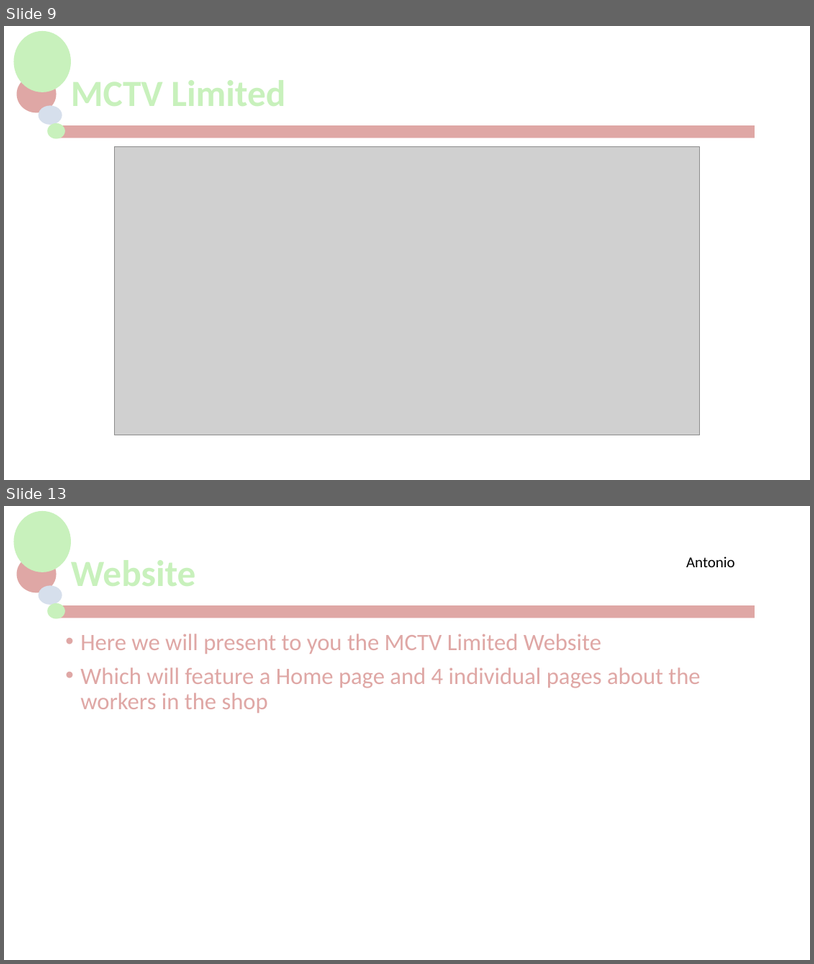
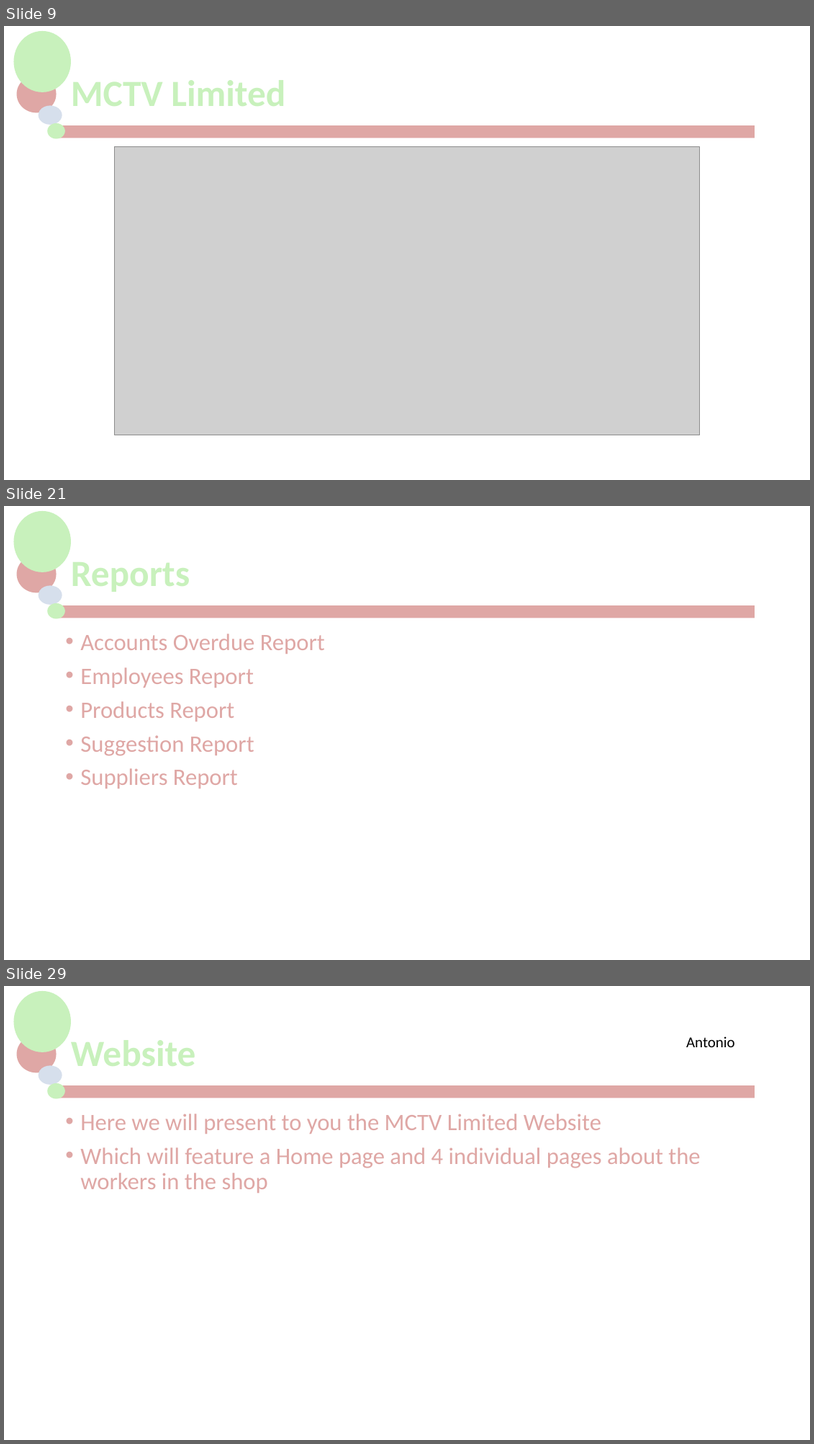
Before and after one commit to jackG97/Project, a slide deck: MCTV Limited.pptx. Shown one above the other, each under a label of ours: slides 9 and 13 before the commit, slides 9, 21 and 29 after it; the slides between them are not shown. The pictures are 814x964 and 814x1444 pixels, drawn with LibreOffice and Linux fonts; fonts in the diff are those of the drawing; grey boxes stand for pictures; background and template pictures are left out. Boxes give left, top, right and bottom in pixels: in the first picture for what was removed or moved away, otherwise in the second. Text is boxed around its words. In the diff, an @@ line names an element or a change of style, - is before the commit and + after.

```diff
--- a/MCTV Limited.pptx
+++ b/MCTV Limited.pptx
@@ slide 21 added at bbox=[4, 506, 810, 960], background #FFFFFF; not listed: 5 template elements that a slide beside it also shows @@
@@ title added at bbox=[64, 530, 755, 618], 44 pt, text #C8F1BC, bold @@
+Reports
@@ text added at bbox=[80, 633, 325, 788], 28 pt, text #DFA7A5 @@
+• Accounts Overdue Report
+• Employees Report
+• Products Report
+• Suggestion Report
+• Suppliers Report
@@ what was slide 13 is now slide 29 @@
```
Also in this commit, not shown: 2 slides changed, 16 other slides added, 1 slide removed.
